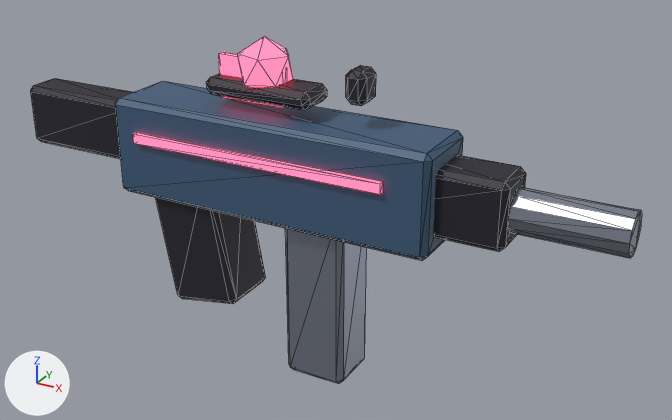
The FBX model roblox/games/gun-forge/art/blender/guns/smg_r5.fbx as it was, and as the next commit left it.
Camera for both pictures: a 50 mm lens placed at (3.81, -4.98, 2.83), pointed at (1.0, 0.13, 0.28). Every picture has the same lights, and +X, +Y and +Z are marked at lower left. The picture after the commit comes second. Mesh edges are drawn as thin lines.

The first picture shows 'Smg_R5'.
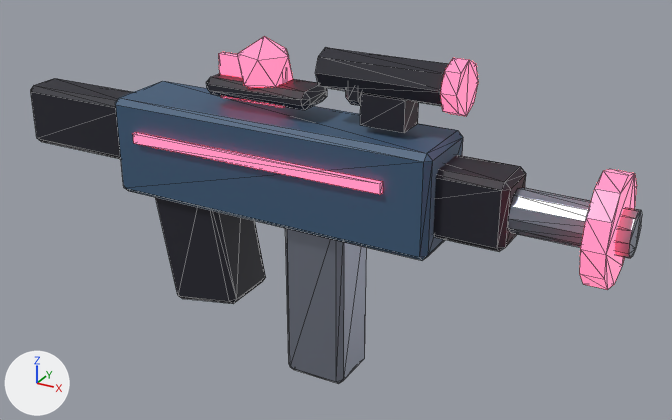
What changed in the scene script:
```text
Change me_cube:
    used by ob_smg_r5; location = (0.0, 0.0, 0.0)
    remove me_cube.from_pydata(...)  # 228 vertices, 408 faces; spans x -1.5..3.0, y -0.31..0.31, z -0.9..1.45
    add me_cube.from_pydata(...)  # 308 vertices, 544 faces; spans x -1.5..3.0, y -0.34..0.34, z -0.9..1.47
    me_cube part 1: a new loose piece, a 12-sided cylinder along x spanning x 2.78..2.92, y -0.34..0.34, z 0.26..0.94, in mat_gunaccent (red #ff4f6a, glowing red #ff4f6a)
    me_cube part 2: a new loose piece, an 8-sided cylinder along x spanning x 1.0..1.9, y -0.13..0.13, z 1.17..1.43, in mat_gundark (black #1f1f2b)
    me_cube part 3: a new loose piece, an 8-sided cylinder along x spanning x 1.85..1.95, y -0.17..0.17, z 1.13..1.47, in mat_gunaccent (red #ff4f6a, glowing red #ff4f6a)
    me_cube part 4: a new loose piece, a box spanning x 1.3..1.6, y -0.1..0.1, z 1.0..1.2, in mat_gundark (black #1f1f2b)
    other edits to the shape of me_cube do not show in these pictures
```

Pixel boxes [x1, y1, x2, y2] of what changed, in the pictures (672 x 420 px):
part 1 of me_cube, added (red): after [580, 169, 637, 290]
part 2 of me_cube, added (black): after [315, 47, 449, 106]
part 3 of me_cube, added (red): after [440, 58, 478, 116]
part 4 of me_cube, added (black): after [360, 93, 419, 133]
